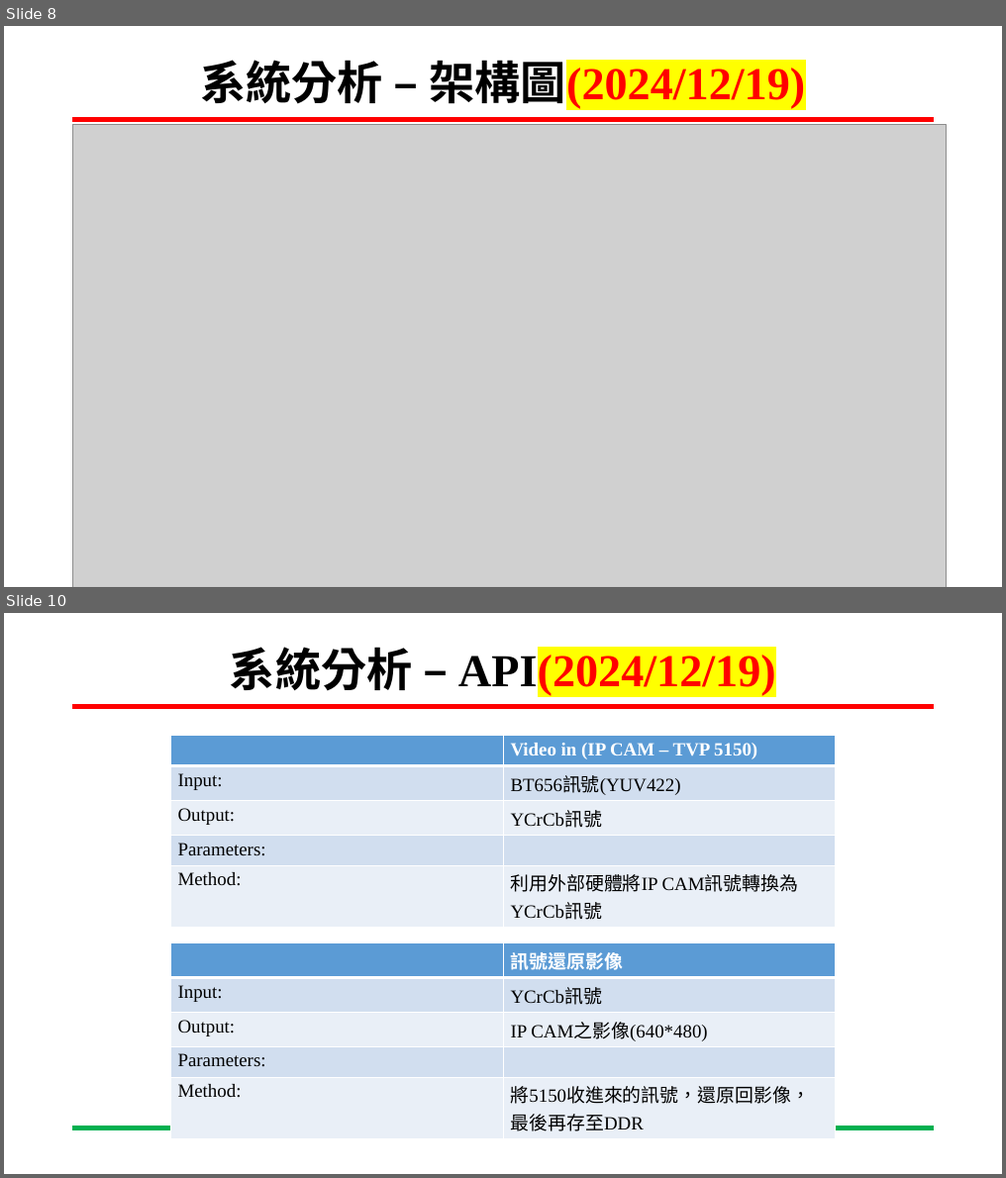
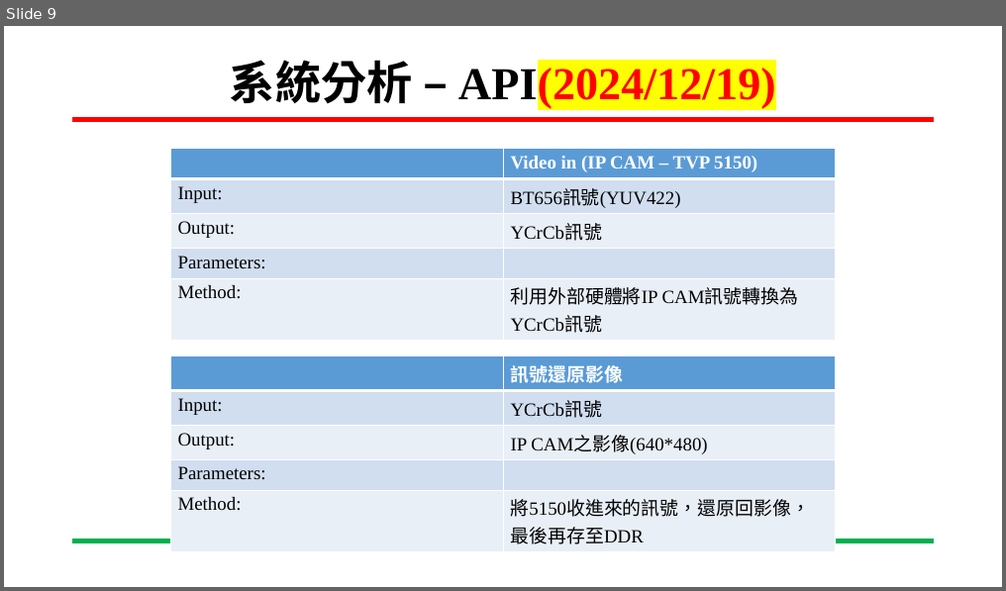
Before and after one commit to xup6tp6u4/pedestrian-detection, a slide deck: 嵌入式影像處理1219進度報告.pptx. Shown one above the other, each under a label of ours: slides 8 and 10 before the commit, slide 9 after it; the slides between them are not shown. The pictures are 1006x1178 and 1006x591 pixels, drawn with LibreOffice and Linux fonts; fonts in the diff are those of the drawing; grey boxes stand for pictures; background and template pictures are left out. Boxes give left, top, right and bottom in pixels: in the first picture for what was removed or moved away, otherwise in the second. Text is boxed around its words. In the diff, an @@ line names an element or a change of style, - is before the commit and + after.

```diff
--- a/嵌入式影像處理1219進度報告.pptx
+++ b/嵌入式影像處理1219進度報告.pptx
@@ slide 8 removed at [4,26,1002,587], background #FFFFFF; not listed: 2 template elements that a slide beside it also shows @@
@@ title removed at [200,53,805,111] @@
-系統分析 – 架構圖(2024/12/19)
@@ picture removed at [73,124,945,587] @@
@@ what was slide 10 is now slide 9 @@
```
Also in this commit, not shown: 1 slide changed.
